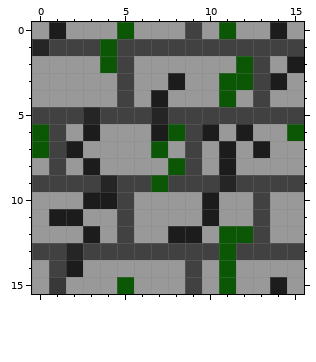
Pixel-art sprite: src/res/tiles/wall_tile.png. Above, as it was before the edit.
The file is 16x16 pixels.
After:
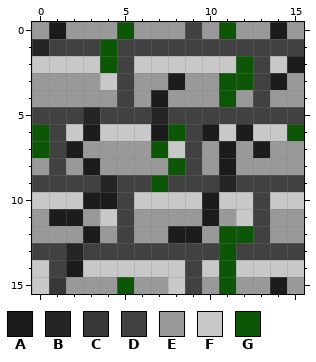
Palette (. is transparent): A #1c1c1c  B #252525  C #383838  D #414141  E #999999  F #c8c8c8  G #0b5705
What changed:
y 2: x 0..3 EEEE -> FFFF; x 6..11 EEEEEE -> FFFFFF; x 14 E -> F
y 3: x 4 E -> F
y 6: x 2 E -> F; x 4..6 EEE -> FFF; x 11 E -> F; x 13..14 EE -> FF
y 7: x 8 E -> F
y 10: x 0..2 EEE -> FFF; x 6..9 EEEE -> FFFF; x 11..12 EE -> FF; x 14..15 EE -> FF
y 11: x 4 E -> F; x 12 E -> F
y 14: x 0 E -> F; x 3..8 EEEEEE -> FFFFFF; x 10 E -> F; x 12..15 EEEE -> FFFF
y 15: x 0 E -> F; x 8 E -> F
Changed places in both pictures, as pixel boxes (x1, y1, x2, y2):
changed: (32, 56, 304, 294)
